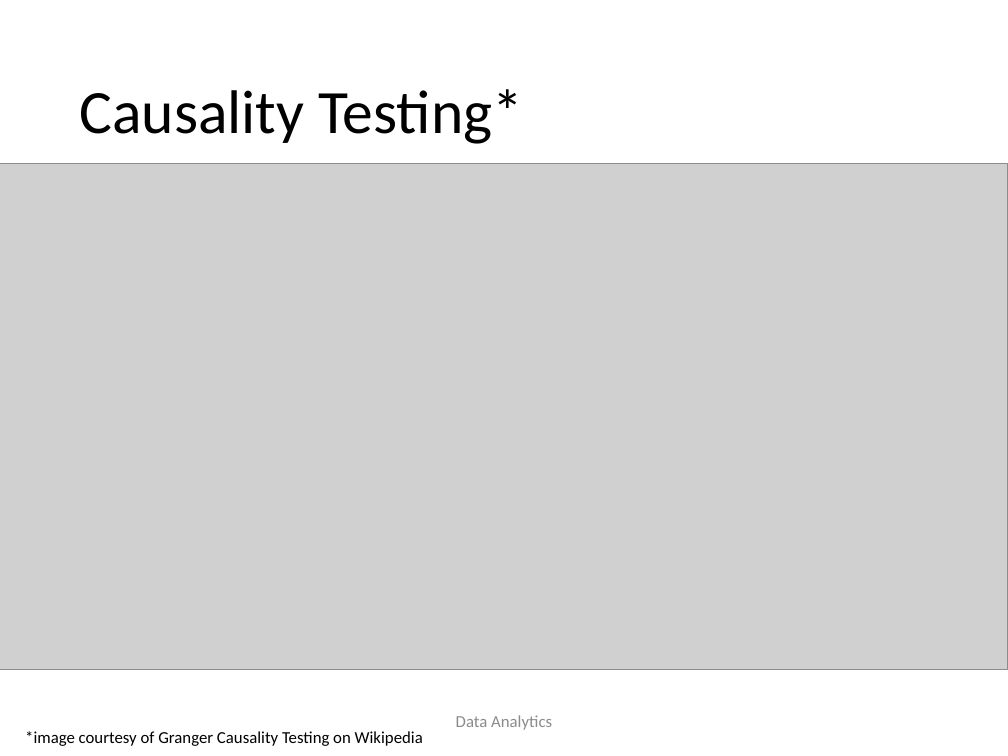
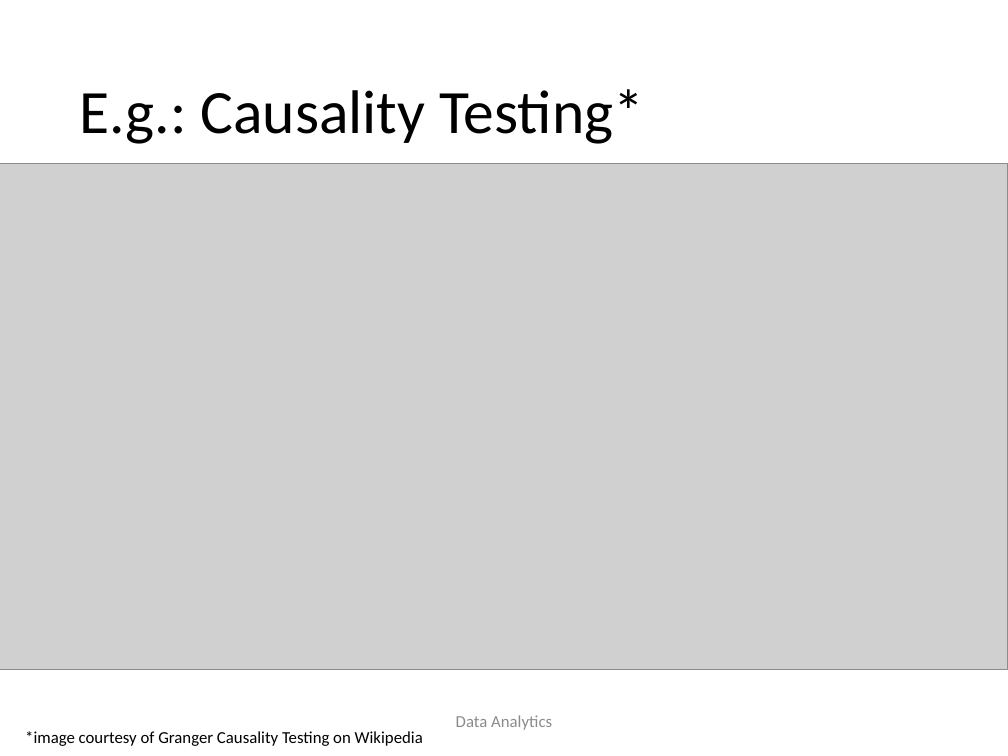
Before and after one commit to maelstromdat/MediTechBigData, a slide deck: slide 51 of 1 - Data Analytics, Intro & Basic Notions.pptx (slide 48 before the commit). Drawn at 1008x756 pixels with LibreOffice and Linux fonts; fonts in the diff are those of the drawing; grey boxes stand for pictures. Boxes give left, top, right and bottom in pixels: in the first picture for what was removed or moved away, otherwise in the second. Text is boxed around its words. In the diff, an @@ line names an element or a change of style, - is before the commit and + after.

```diff
--- a/1 - Data Analytics, Intro & Basic Notions.pptx
+++ b/1 - Data Analytics, Intro & Basic Notions.pptx
@@ title at box(79, 89, 644, 144): text changed @@
-Causality Testing*
+E.g.: Causality Testing*
```
Also in this commit, not shown: 4 other slides changed, 2 slides added.
